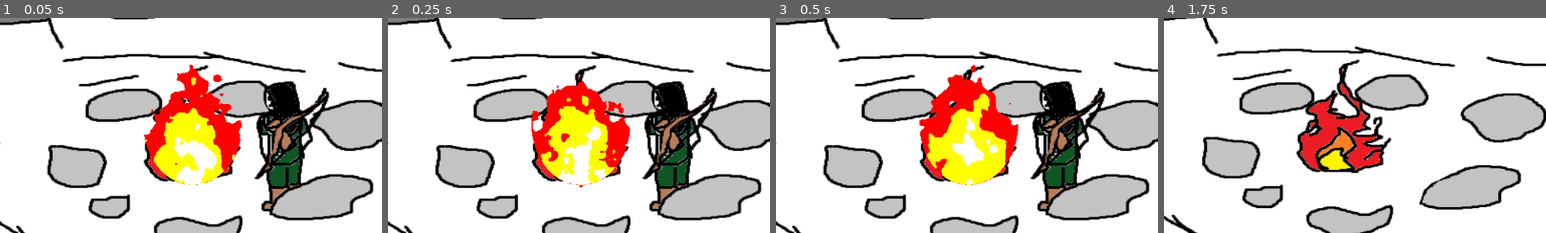
Above: before the commit, frames 1-4 (left to right).
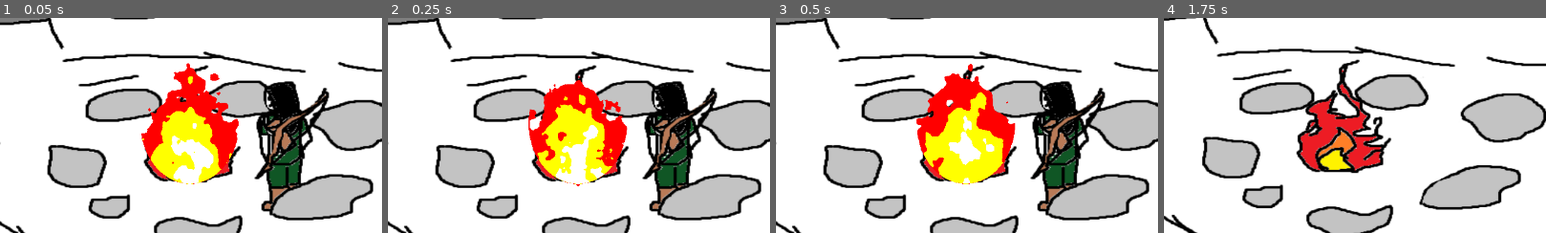
Above: after the commit, the same moments.

Repository: rwyndrum4/MENDAX
Game: Godot game, scene res://Scenes/mainMenu/mainMenu.tscn
Two runs of this game, one before a commit and one after it. Both use one fixed random seed, a clock stepped at 60 frames per second and the inputs below.
Inputs:
- Up to frame 1 (0.05 s): no input
- Up to frame 2 (0.25 s): no input
- Up to frame 3 (0.5 s): no input
- Up to frame 4 (1.75 s): click "Start" at 0.5 s
The pictures show only the part of the screen within x 39-89%, y 41-91%; the shares and areas given below are measured in that part.

The runs differ from the first frame. In frame 1, 2.7% of the frame differs, in the area x 37-64%, y 20-78%; in frame 2, 3.1%, in the area x 36-64%, y 28-80%; in frame 3, 2.7%; in frame 4, nothing differs.

Commit message:
Fixed fire placement on full screen

Diff:
--- a/game/Scenes/mainMenu/mainMenu.tscn
+++ b/game/Scenes/mainMenu/mainMenu.tscn
@@ -151,9 +151,13 @@
 
 [node name="SettingsMenu" parent="." instance=ExtResource( 5 )]
 
-[node name="Fire5" type="Sprite" parent="."]
+[node name="CenterContainer" type="CenterContainer" parent="."]
+margin_right = 40.0
+margin_bottom = 40.0
+
+[node name="Fire5" type="Sprite" parent="CenterContainer"]
 material = SubResource( 6 )
-position = Vector2( 817, 476 )
+position = Vector2( 812, 474 )
 scale = Vector2( 0.40332, 0.425781 )
 texture = ExtResource( 6 )
 
--- a/game/project.godot
+++ b/game/project.godot
@@ -31,6 +31,7 @@
 
 window/size/width=1280
 window/size/height=720
+window/stretch/mode="viewport"
 
 [global]
 
